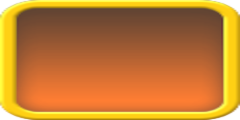
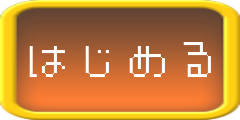
The second 240×120 image is a revision of the first. Changes to its layers:
added layer "hajimeru.png" above "button_onClick.png" over [29, 42, 211, 78]
